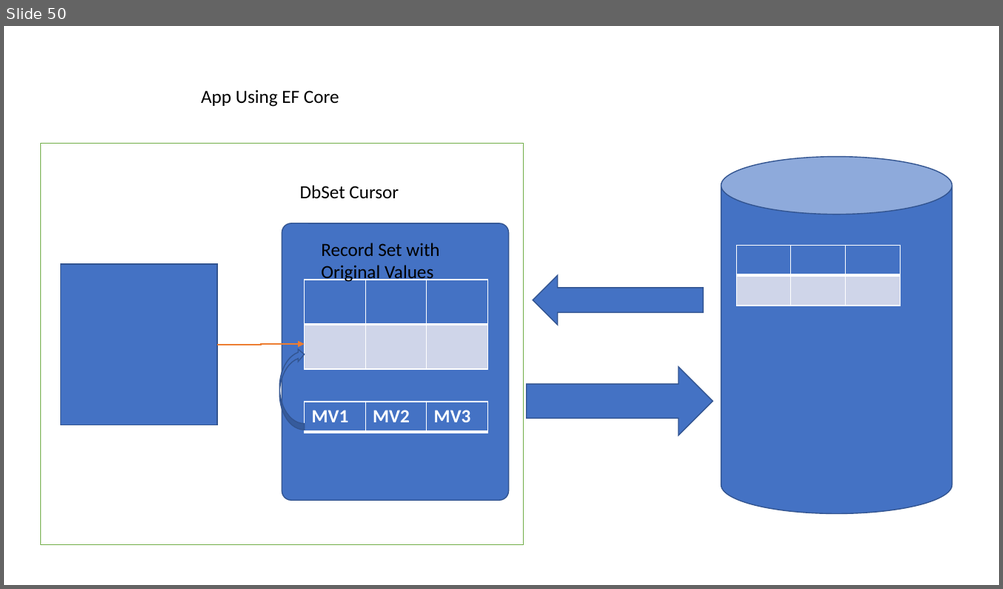
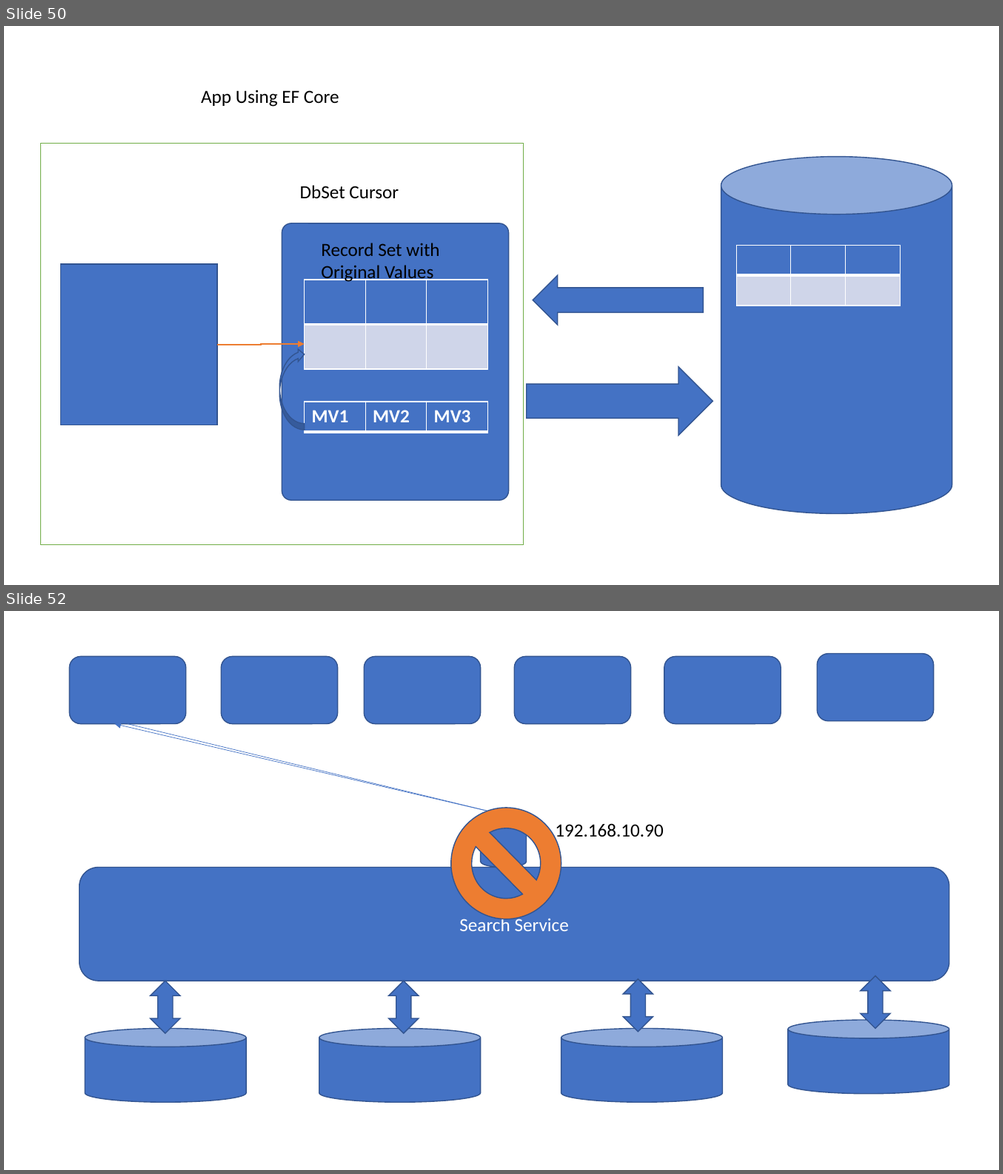
Before and after one commit to maheshsabnis/blazemarch2021, a slide deck: SpotPPTs.pptx. Shown one above the other, each under a label of ours: slide 50 before the commit, slides 50 and 52 after it; the slides between them are not shown. The pictures are 1003x589 and 1003x1174 pixels, drawn with LibreOffice and Linux fonts; fonts in the diff are those of the drawing. Boxes give left, top, right and bottom in pixels: in the first picture for what was removed or moved away, otherwise in the second. Text is boxed around its words. In the diff, an @@ line names an element or a change of style, - is before the commit and + after.

```diff
--- a/SpotPPTs.pptx
+++ b/SpotPPTs.pptx
@@ slide 52 added at (x1=4, y1=611, x2=999, y2=1170), background #FFFFFF @@
@@ rounded rectangle added at (x1=817, y1=653, x2=933, y2=721), fill #4472C4, outline #325491 1 pt @@
@@ rounded rectangle added at (x1=70, y1=657, x2=186, y2=723), fill #4472C4, outline #325491 1 pt @@
@@ rounded rectangle added at (x1=221, y1=657, x2=338, y2=723), fill #4472C4, outline #325491 1 pt @@
@@ rounded rectangle added at (x1=364, y1=657, x2=480, y2=723), fill #4472C4, outline #325491 1 pt @@
@@ rounded rectangle added at (x1=515, y1=657, x2=631, y2=723), fill #4472C4, outline #325491 1 pt @@
@@ rounded rectangle added at (x1=664, y1=657, x2=781, y2=723), fill #4472C4, outline #325491 1 pt @@
@@ arrow added from (504, 815) to (114, 723), #4472C4 0.5 pt @@
@@ arrow added from (128, 723) to (504, 815), #4472C4 0.5 pt @@
@@ no-entry sign added at (x1=451, y1=808, x2=561, y2=920), fill #ED7D31, outline #325491 1 pt @@
@@ cylinder added at (x1=481, y1=815, x2=526, y2=867), fill #4472C4, outline #325491 1 pt @@
@@ text added at (x1=555, y1=823, x2=663, y2=842), 18 pt, text #000000 @@
+192.168.10.90
@@ rounded rectangle added at (x1=79, y1=868, x2=949, y2=981), fill #4472C4, outline #325491 1 pt, 18 pt, text #FFFFFF @@
+Search Service
@@ up down arrow added at (x1=151, y1=981, x2=180, y2=1034), fill #4472C4, outline #325491 1 pt @@
@@ up down arrow added at (x1=389, y1=981, x2=419, y2=1034), fill #4472C4, outline #325491 1 pt @@
@@ up down arrow added at (x1=623, y1=980, x2=653, y2=1032), fill #4472C4, outline #325491 1 pt @@
@@ up down arrow added at (x1=860, y1=977, x2=891, y2=1029), fill #4472C4, outline #325491 1 pt @@
@@ cylinder added at (x1=85, y1=1029, x2=246, y2=1102), fill #4472C4, outline #325491 1 pt @@
@@ cylinder added at (x1=318, y1=1029, x2=480, y2=1102), fill #4472C4, outline #325491 1 pt @@
@@ cylinder added at (x1=561, y1=1029, x2=723, y2=1102), fill #4472C4, outline #325491 1 pt @@
@@ cylinder added at (x1=788, y1=1021, x2=948, y2=1094), fill #4472C4, outline #325491 1 pt @@
```
Also in this commit, not shown: 1 slide changed, 2 other slides added, 17 other files.
